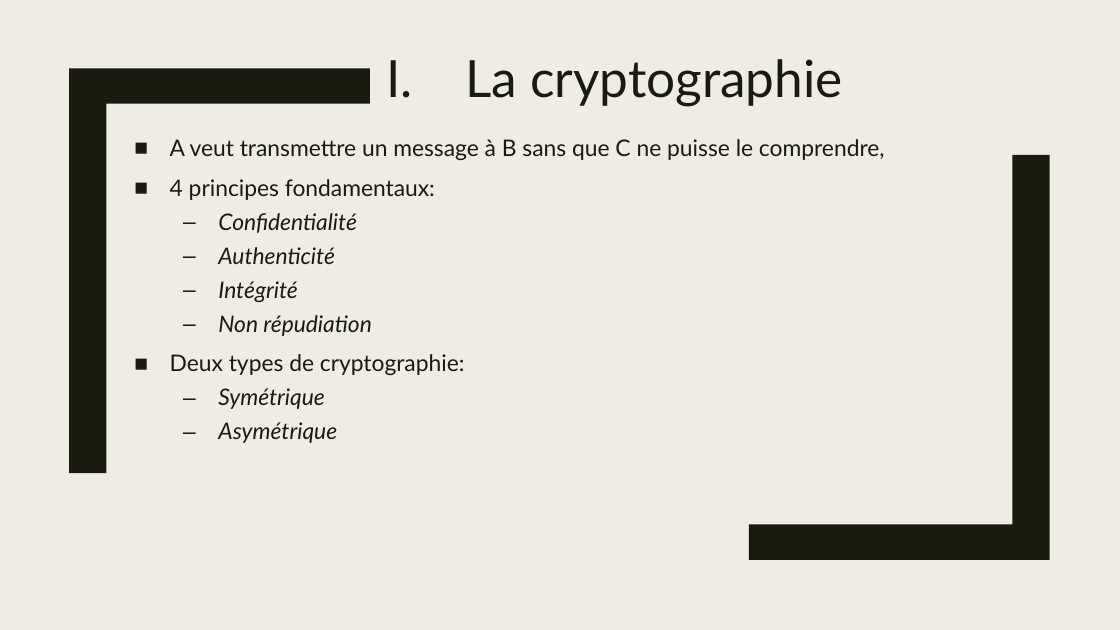
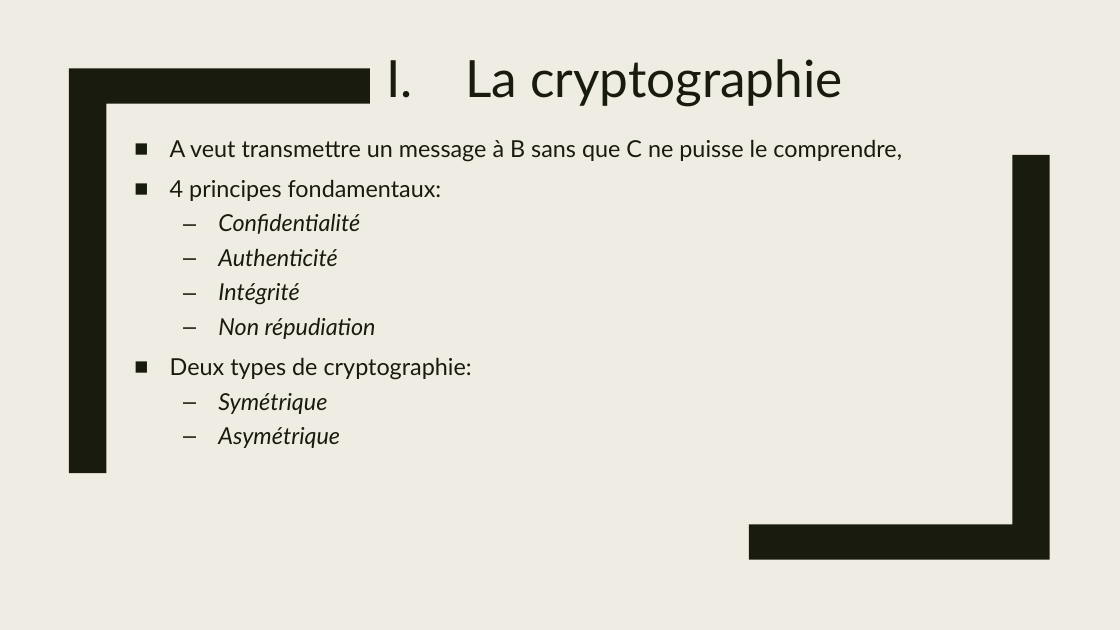
Before and after one commit to Chaman-veteran/wocsa_crypto, a slide deck: slide 3 of presentation.pptx. Drawn at 1120x630 pixels with LibreOffice and Linux fonts; fonts in the diff are those of the drawing. Boxes give left, top, right and bottom in pixels: in the first picture for what was removed or moved away, otherwise in the second. Text is boxed around its words. In the diff, an @@ line names an element or a change of style, - is before the commit and + after.

```diff
--- a/presentation.pptx
+++ b/presentation.pptx
@@ freeform shape at box(69, 68, 370, 473): outline redrawn @@
@@ text "A veut transmettre un message ..." at box(170, 139, 902, 448): size 19.6 to 20 pt @@
```
Also in this commit, not shown: 9 other slides changed.
